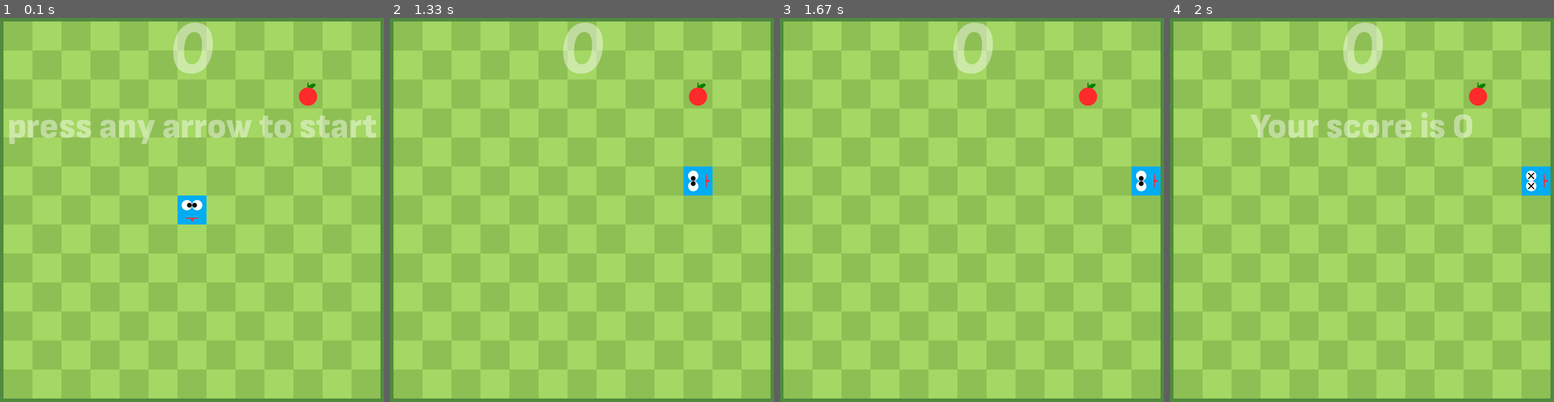
Above: before the commit, frames 1-4 (left to right).
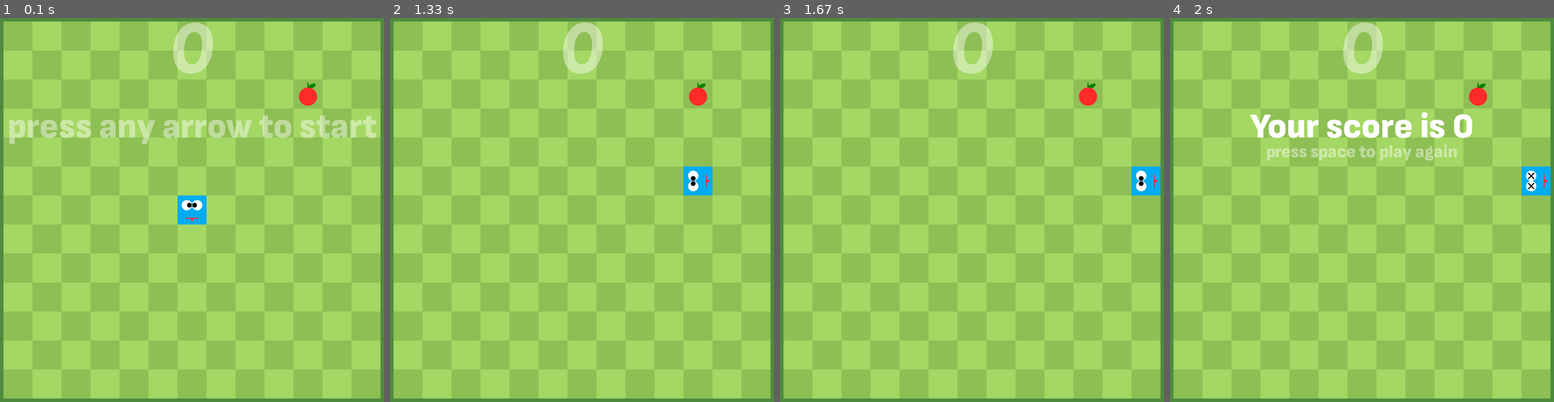
Above: after the commit, the same moments.

Repository: ad1utant/snake-pygame
Game: pygame game, started from main.py
Same seed, same stepped clock (60 frames per second), same inputs: the game is played once before the commit and once after it.
Inputs:
- Up to frame 1 (0.1 s): no input
- Up to frame 2 (1.33 s): hold Right 0.33-0.8 s; hold Up 0.83-1.13 s; hold Right from 1.17 s (still down)
- Up to frame 3 (1.67 s): release Right at 1.63 s
- Up to frame 4 (2 s): no input

Frames 1-3 are identical in both runs. In frame 4, 2.4% of the frame differs, in the area x 20-79%, y 24-38%.

Commit message:
score screen works correctly

Diff:
--- a/body.py
+++ b/body.py
@@ -15,5 +15,4 @@
                 self.surf.fill([0, 172, 242])
             if (self.rect.x,self.rect.y) == (player.rect.x,player.rect.y):
                 finish.finish(counter,player)
-                player.bodycollide()
             screen.blit(self.surf,self.rect)
--- a/finish.py
+++ b/finish.py
@@ -2,8 +2,18 @@
 
 class Finish():
     def __init__(self):
-        self.status = 'nonactivated'
+        self.font = pygame.font.Font("fonts/sofia.ttf", 60)
+        self.font2 = pygame.font.Font("fonts/sofia.ttf", 30)
+        self.surf = self.font.render('', True, [255, 255, 255], None)
+        self.surf2 = self.font.render('', True, [255, 255, 255], None)
+        self.surf.set_alpha(110)
+
+        self.surf2.set_alpha(110)
+        self.rect = self.surf.get_rect(center=[350,207])
+        self.rect2 = self.surf2.get_rect(center=[350,500])
+
     def finish(self,counter,player):
+
         if player.direction == 'up':
             player.surf = pygame.image.load('graphics/up_death.png')
         elif player.direction == 'down':
@@ -13,11 +23,11 @@
         elif player.direction == 'right':
             player.surf = pygame.image.load('graphics/right_death.png')
         player.direction = 'finish'
-        self.font = pygame.font.Font("fonts/sofia.ttf", 60)
         self.surf = self.font.render(f'Your score is {counter.value}', True, [255, 255, 255], None)
-        self.surf.set_alpha(110)
+        self.surf2 = self.font2.render('press space to play again', True, [255, 255, 255], None)
+        self.surf2.set_alpha(110)
         self.rect = self.surf.get_rect(center=[350,207])
-        self.status = 'activated'
+        self.rect2 = self.surf2.get_rect(center=[350,250])
     def check(self,screen):
-        if self.status == 'activated':
-            screen.blit(self.surf,self.rect)
+        screen.blit(self.surf,self.rect)
+        screen.blit(self.surf2,self.rect2)
--- a/main.py
+++ b/main.py
@@ -7,8 +7,9 @@
 from greeting import Greeting
 from body import Body
 from finish import *
+
 from pygame.locals import (
-
+K_SPACE,
 K_ESCAPE,
 KEYDOWN,
 K_UP,
